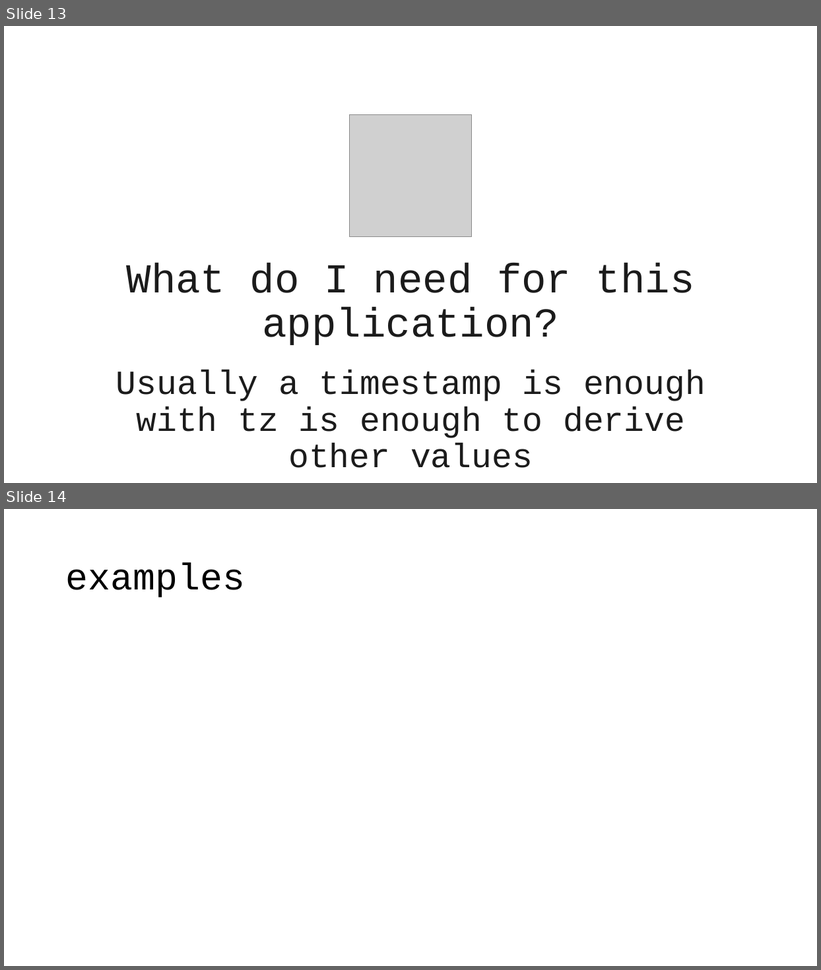
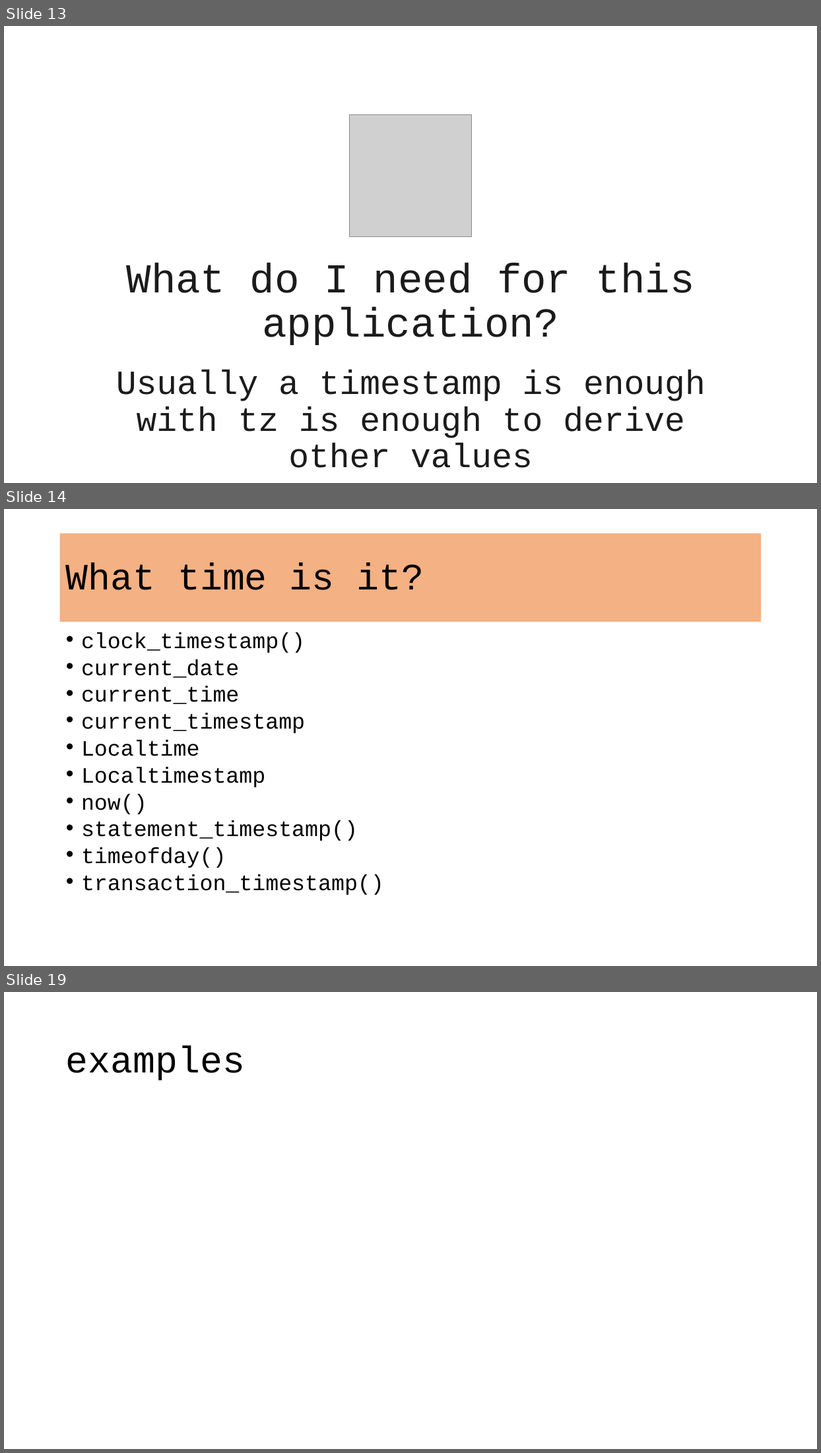
Before and after one commit to VadimAcosta/timestamps_and_intervals, a slide deck: times_and_dates.pptx. Shown one above the other, each under a label of ours: slides 13 and 14 before the commit, slides 13, 14 and 19 after it; the slides between them are not shown. The pictures are 821x970 and 821x1453 pixels, drawn with LibreOffice and Linux fonts; fonts in the diff are those of the drawing; grey boxes stand for pictures. Boxes give left, top, right and bottom in pixels: in the first picture for what was removed or moved away, otherwise in the second. Text is boxed around its words. In the diff, an @@ line names an element or a change of style, - is before the commit and + after.

```diff
--- a/times_and_dates.pptx
+++ b/times_and_dates.pptx
@@ slide 14 added at (x1=4, y1=509, x2=817, y2=966), background #FFFFFF @@
@@ title added at (x1=60, y1=533, x2=762, y2=622), fill #F4B183, 44 pt, text #000000 @@
+What time is it?
@@ text added at (x1=81, y1=632, x2=384, y2=895), 25.9 pt, text #000000 @@
+• clock_timestamp()
+• current_date
+• current_time
+• current_timestamp
+• Localtime
+• Localtimestamp
+• now()
+• statement_timestamp()
+• timeofday()
+• transaction_timestamp()
@@ what was slide 14 is now slide 19 @@
```
Also in this commit, not shown: 2 slides changed, 8 other slides added, 6 other files.
